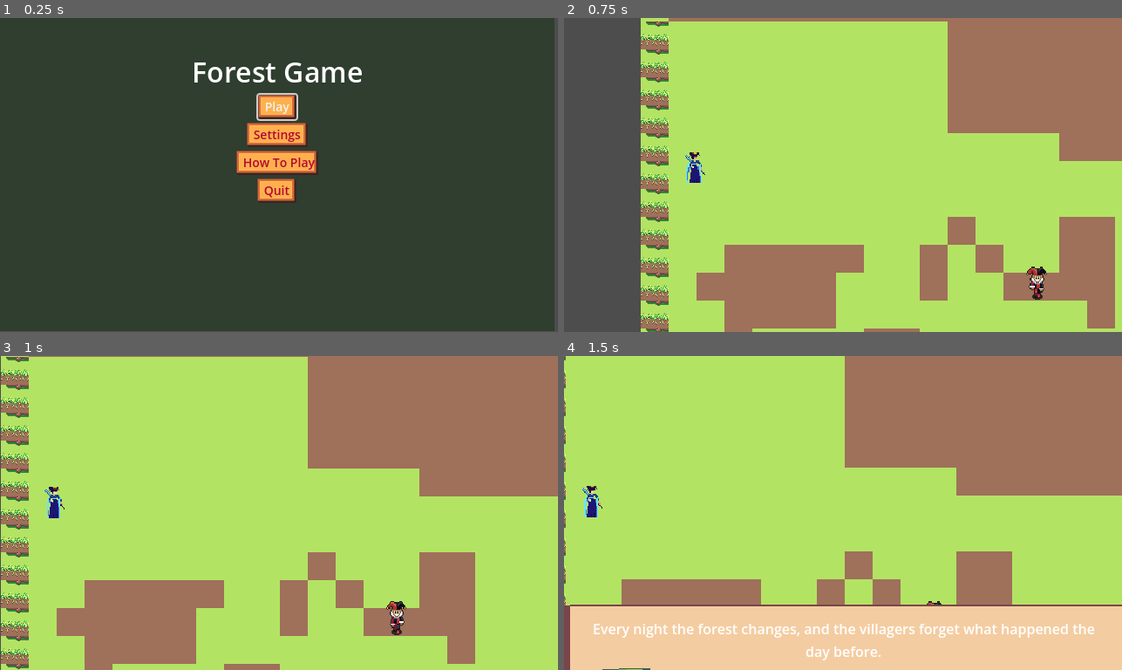
Above: before the commit, frames 1-4 (two rows, left to right).
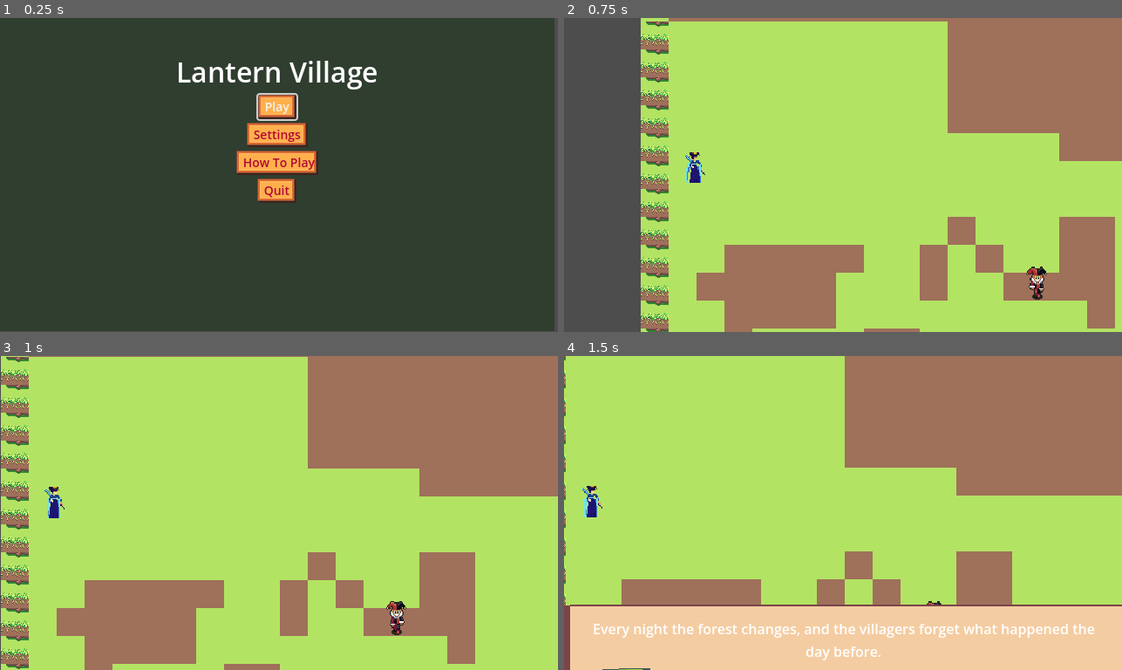
Above: after the commit, the same moments.

Repository: Temi-ay/Forest-Garden
Game: Godot game, scene res://Scene/main_menu.tscn
Same seed, same stepped clock (60 frames per second), same inputs: the game is played once before the commit and once after it.
Inputs (mouse positions are in pixels of both pictures, inside the frame that each line leads up to):
- Up to frame 1 (0.25 s): no input
- Up to frame 2 (0.75 s): click "Play" at 0.5 s
- Up to frame 3 (1 s): no input
- Up to frame 4 (1.5 s): tap Enter at 1.25 s; move the mouse to (965, 497) at 1.27 s; hold Right (Right) from 1.28 s (still down); hold E (Interact) from 1.28 s (still down); click (965, 497) at 1.42 s

The runs differ from the first frame. In frame 1, 1.0% of the frame differs, in the area x 32-68%, y 13-23%; in frame 2, nothing differs; in frame 3, nothing differs; in frame 4, nothing differs.

Commit message:
changed game name

Diff:
--- a/Scene/main_menu.tscn
+++ b/Scene/main_menu.tscn
@@ -38,7 +38,7 @@
 layout_mode = 2
 size_flags_horizontal = 4
 theme_override_font_sizes/font_size = 32
-text = "Forest Game"
+text = "Lantern Village"
 
 [node name="Play" type="Button" parent="VBoxContainer" unique_id=659180855]
 unique_name_in_owner = true
Not shown, added: Screenshot_4-11-2026_04645_gracetem.itch.io.jpeg.import
